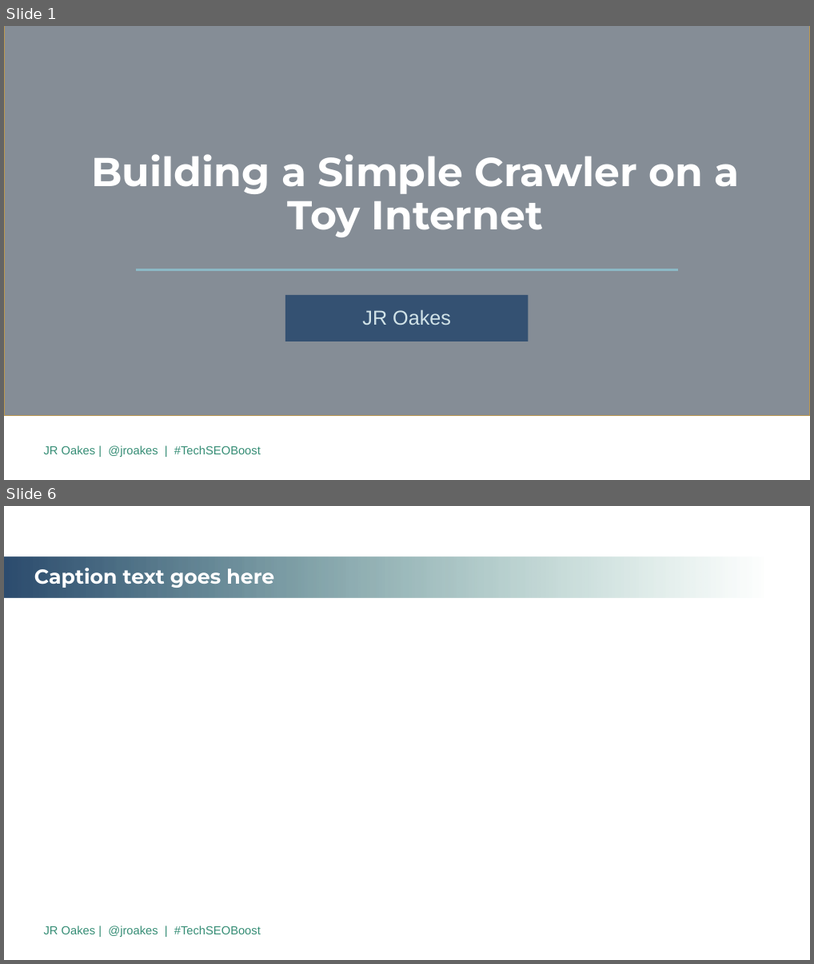
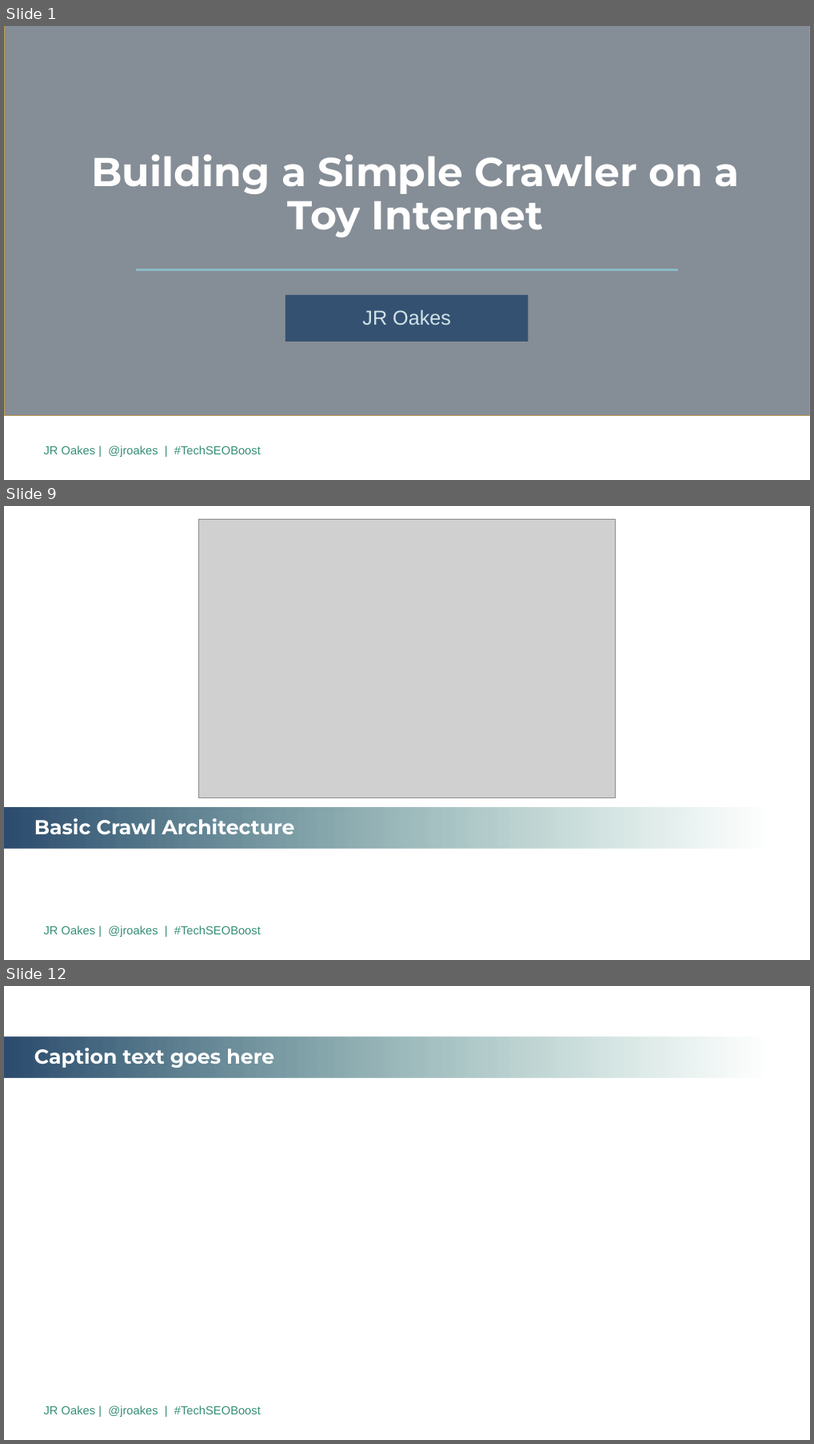
Before and after one commit to jroakes/tech-seo-crawler, a slide deck: etc/2019 TechSEO Boost PPT Template.revJR.pptx. Shown one above the other, each under a label of ours: slides 1 and 6 before the commit, slides 1, 9 and 12 after it; the slides between them are not shown. The pictures are 814x964 and 814x1444 pixels, drawn with LibreOffice and Linux fonts; fonts in the diff are those of the drawing; grey boxes stand for pictures; background and template pictures are left out. Boxes give left, top, right and bottom in pixels: in the first picture for what was removed or moved away, otherwise in the second. Text is boxed around its words. In the diff, an @@ line names an element or a change of style, - is before the commit and + after.

```diff
--- a/etc/2019 TechSEO Boost PPT Template.revJR.pptx
+++ b/etc/2019 TechSEO Boost PPT Template.revJR.pptx
@@ slide 9 added at (4, 506, 810, 960), background #FFFFFF; not listed: 1 template element that a slide beside it also shows @@
@@ picture added at (198, 520, 616, 797) @@
@@ title added at (4, 808, 774, 848), fill gradient #2D4C6F to #358D75, 24 pt, text #FFFFFF, bold @@
+Basic Crawl Architecture
@@ what was slide 6 is now slide 12 @@
```
Also in this commit, not shown: 9 other slides added, 6 slides removed, 6 other files.
